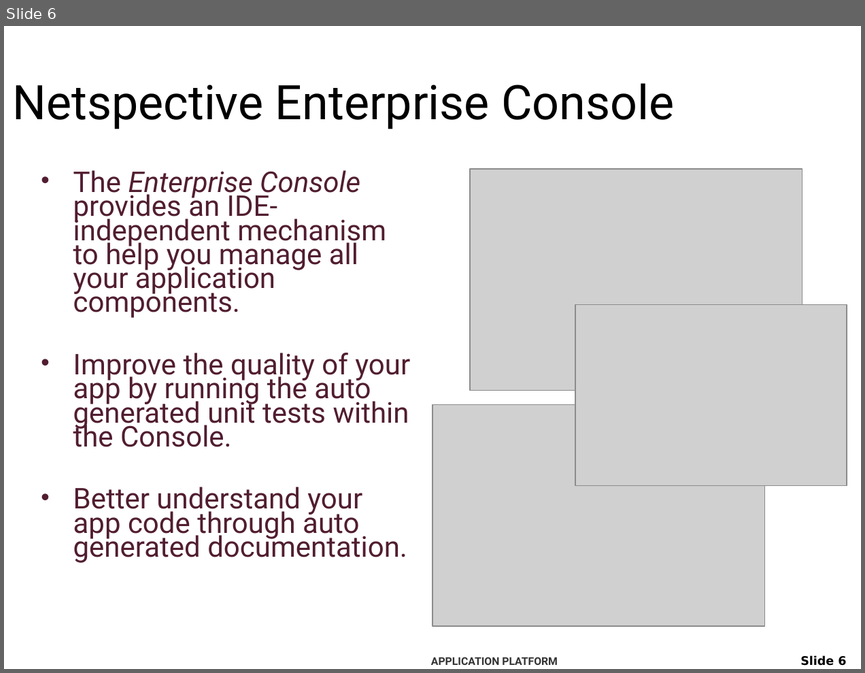
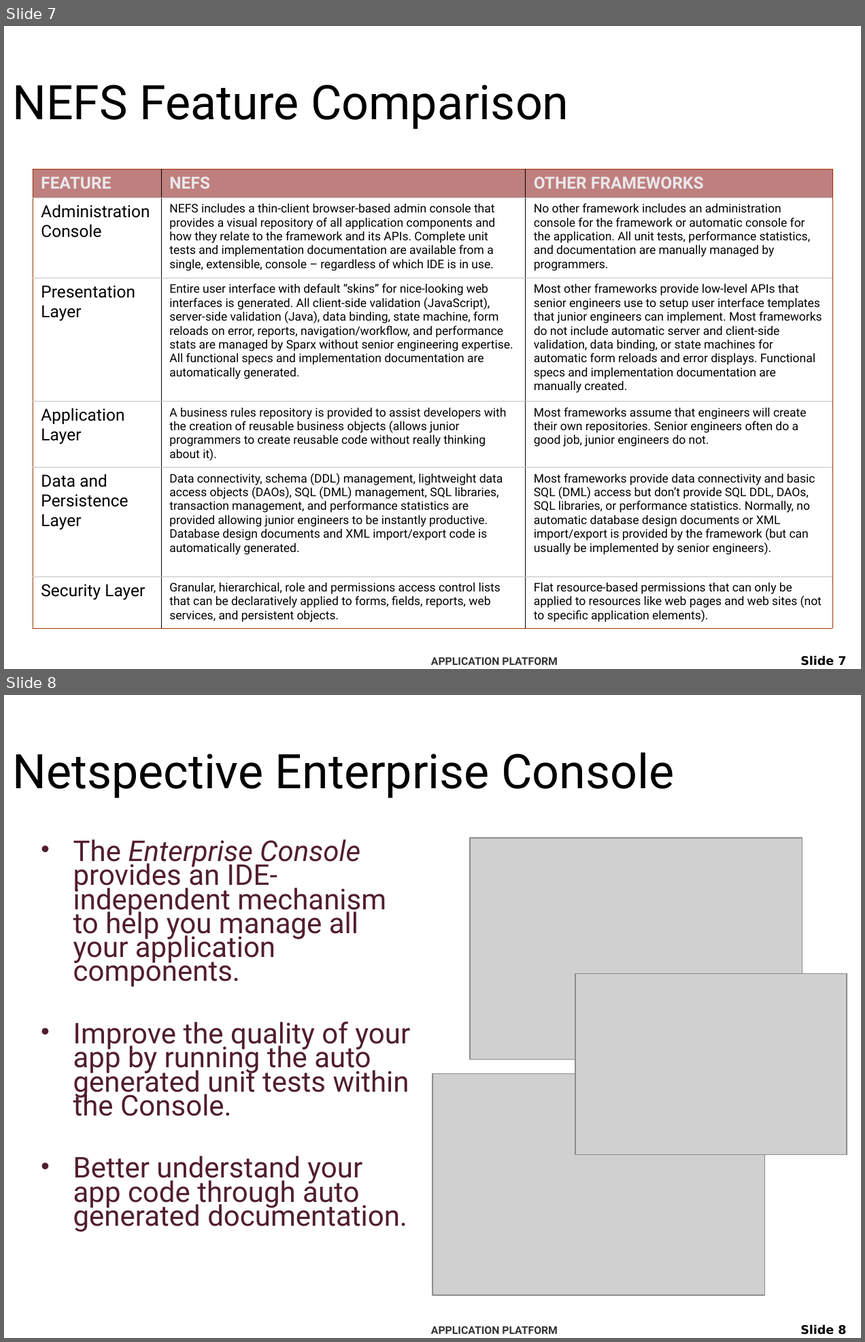
Before and after one commit to netspective/NEFS, a slide deck: webapps/www.netspective.com/resources/NEFS_Sales_Tech_Intro.ppt. Shown one above the other, each under a label of ours: slide 6 before the commit, slides 7 and 8 after it. The pictures are 865x673 and 865x1342 pixels, drawn with LibreOffice and Linux fonts; fonts in the diff are those of the drawing; grey boxes stand for pictures; background and template pictures are left out. Boxes give left, top, right and bottom in pixels: in the first picture for what was removed or moved away, otherwise in the second. Text is boxed around its words. In the diff, an @@ line names an element or a change of style, - is before the commit and + after.

Commit message:
Added two new slides to help compare NEFS architecture and features with other frameworks.

```diff
--- a/webapps/www.netspective.com/resources/NEFS_Sales_Tech_Intro.ppt
+++ b/webapps/www.netspective.com/resources/NEFS_Sales_Tech_Intro.ppt
@@ slide 7 added at (4,26,861,669), background picture (left out); not listed: 2 template elements that a slide beside it also shows @@
@@ title added at (12,84,568,129), 40 pt, text #000000 @@
+NEFS Feature Comparison
@@ table added at (33,169,832,624), 6 rows, 3 columns @@
+FEATURE | NEFS | OTHER FRAMEWORKS
+Administration Console | NEFS includes a thin-client browser-based admin console that provides a visual repository of all application components and how they relate to the framework and its APIs. Complete unit tests and implementation documentation are available from a single, extensible, console – regardless of which IDE is in use. | No other framework includes an administration console for the framework or automatic console for the application. All unit tests, performance statistics, and documentation are manually managed by programmers.
+Presentation Layer | Entire user interface with default “skins” for nice-looking web interfaces is generated. All client-side validation (JavaScript), server-side validation (Java), data binding, state machine, form reloads on error, reports, navigation/workflow, and performance stats are managed by Sparx without senior engineering expertise. All functional specs and implementation documentation are automatically generated. | Most other frameworks provide low-level APIs that senior engineers use to setup user interface templates that junior engineers can implement. Most frameworks do not include automatic server and client-side validation, data binding, or state machines for automatic form reloads and error displays. Functional specs and implementation documentation are manually created.
+Application Layer | A business rules repository is provided to assist developers with the creation of reusable business objects (allows junior programmers to create reusable code without really thinking about it). | Most frameworks assume that engineers will create their own repositories. Senior engineers often do a good job, junior engineers do not.
+Data and Persistence Layer | Data connectivity, schema (DDL) management, lightweight data access objects (DAOs), SQL (DML) management, SQL libraries, transaction management, and performance statistics are provided allowing junior engineers to be instantly productive. Database design documents and XML import/export code is automatically generated. | Most frameworks provide data connectivity and basic SQL (DML) access but don’t provide SQL DDL, DAOs, SQL libraries, or performance statistics. Normally, no automatic database design documents or XML import/export is provided by the framework (but can usually be implemented by senior engineers).
+Security Layer | Granular, hierarchical, role and permissions access control lists that can be declaratively applied to forms, fields, reports, web services, and persistent objects. | Flat resource-based permissions that can only be applied to resources like web pages and web sites (not to specific application elements).
@@ what was slide 6 is now slide 8 @@
@@ page number at (800,1324,846,1336): text changed @@
-Slide 6
+Slide 8
```
Also in this commit, not shown: 1 slide changed, 1 other slide added.
